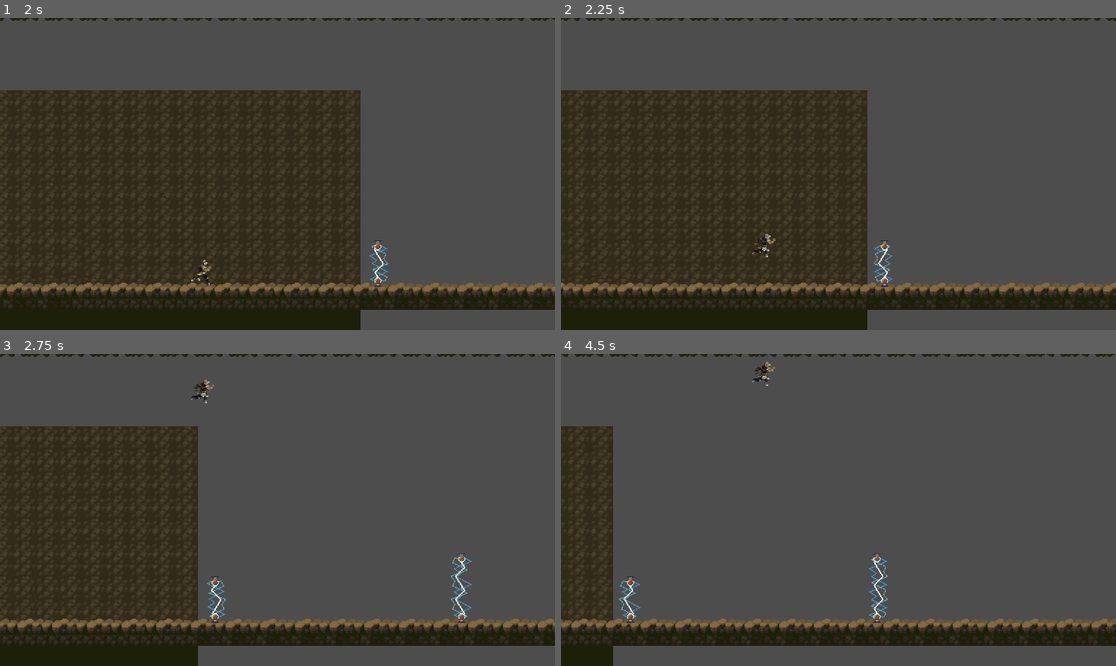
Above: before the commit, frames 1-4 (two rows, left to right).
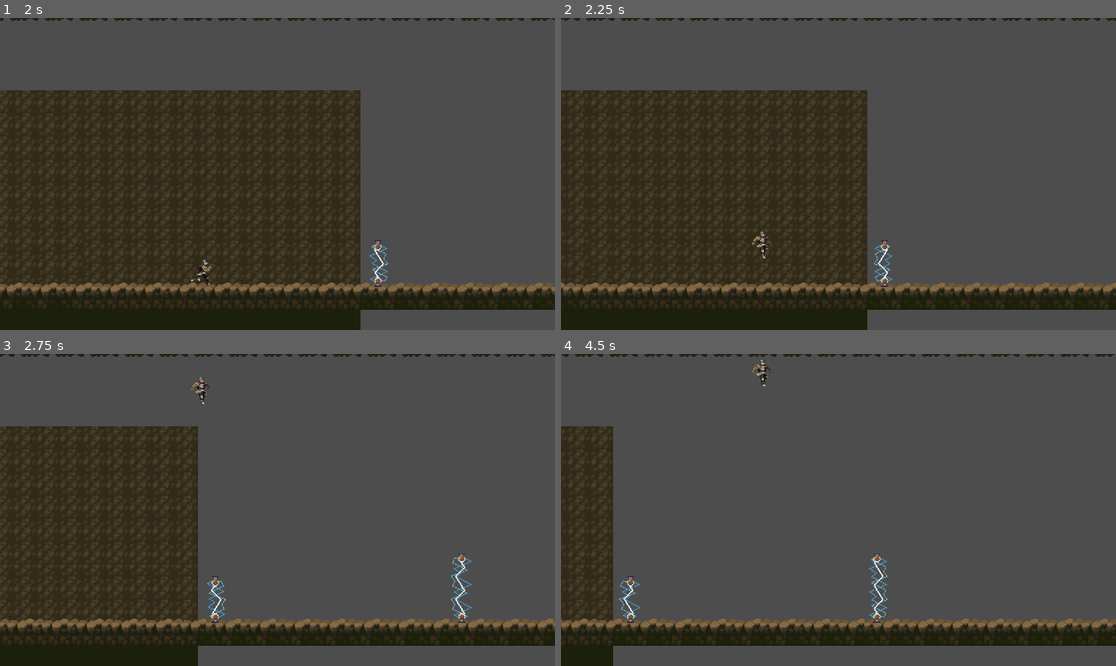
Above: after the commit, the same moments.

Repository: Crambeary/20GC_2_JetpackJoyride
Game: Godot game, scene res://assets/scenes/main_menu.tscn
Same seed, same stepped clock (60 frames per second), same inputs: the game is played once before the commit and once after it.
Inputs (mouse positions are in pixels of both pictures, inside the frame that each line leads up to):
- Up to frame 1 (2 s): click "start" at 0.5 s; click "start" at 1.25 s
- Up to frame 2 (2.25 s): move the mouse to (960, 158) at 2.02 s; hold Space (jet) from 2.03 s (still down); click (960, 158) at 2.17 s
- Up to frame 3 (2.75 s): keep holding Space (jet)
- Up to frame 4 (4.5 s): move the mouse to (727, 525) at 2.77 s; release Space (jet) at 2.78 s; tap Space (jet) at 2.85, 4.35 s; click (727, 525) at 2.92 s; move the mouse to (894, 441) at 3.52 s; hold Space (jet) 3.53-4.28 s; click (894, 441) at 3.67 s; move the mouse to (810, 572) at 4.27 s; click (810, 572) at 4.42 s

Frame 1 is identical in both runs. In frame 2, 0.2% of the frame differs, in the area x 34-39%, y 68-78%; in frame 3, 0.1%; in frame 4, 0.2%, in the area x 34-39%, y 1-11%.

Commit message:
switch fly animation

Diff:
--- a/assets/scenes/player.tscn
+++ b/assets/scenes/player.tscn
@@ -1,9 +1,9 @@
-[gd_scene load_steps=29 format=3 uid="uid://gu852a35pbo5"]
+[gd_scene load_steps=30 format=3 uid="uid://gu852a35pbo5"]
 
 [ext_resource type="Texture2D" uid="uid://ce632jkqsxff8" path="res://assets/sprites/player/_Run.png" id="1_8du0b"]
 [ext_resource type="Script" path="res://assets/scripts/player.gd" id="1_ew2m7"]
 [ext_resource type="Texture2D" uid="uid://n8jtm75damyd" path="res://assets/sprites/player/_Death.png" id="2_semp2"]
-[ext_resource type="Texture2D" uid="uid://pqucckgcdkxk" path="res://assets/sprites/player/_Dash.png" id="3_fk02c"]
+[ext_resource type="Texture2D" uid="uid://34kifefsys0i" path="res://assets/sprites/player/_Fall.png" id="3_7f66y"]
 
 [sub_resource type="AtlasTexture" id="AtlasTexture_ed0sv"]
 atlas = ExtResource("2_semp2")
@@ -45,13 +45,17 @@
 atlas = ExtResource("2_semp2")
 region = Rect2(1080, 0, 120, 80)
 
-[sub_resource type="AtlasTexture" id="AtlasTexture_x6bym"]
-atlas = ExtResource("3_fk02c")
+[sub_resource type="AtlasTexture" id="AtlasTexture_ftml4"]
+atlas = ExtResource("3_7f66y")
 region = Rect2(0, 0, 120, 80)
 
-[sub_resource type="AtlasTexture" id="AtlasTexture_6c864"]
-atlas = ExtResource("3_fk02c")
+[sub_resource type="AtlasTexture" id="AtlasTexture_wrab0"]
+atlas = ExtResource("3_7f66y")
 region = Rect2(120, 0, 120, 80)
+
+[sub_resource type="AtlasTexture" id="AtlasTexture_tqohu"]
+atlas = ExtResource("3_7f66y")
+region = Rect2(240, 0, 120, 80)
 
 [sub_resource type="AtlasTexture" id="AtlasTexture_hv0fv"]
 atlas = ExtResource("1_8du0b")
@@ -132,10 +136,13 @@
 }, {
 "frames": [{
 "duration": 1.0,
-"texture": SubResource("AtlasTexture_x6bym")
-}, {
-"duration": 1.0,
-"texture": SubResource("AtlasTexture_6c864")
+"texture": SubResource("AtlasTexture_ftml4")
+}, {
+"duration": 1.0,
+"texture": SubResource("AtlasTexture_wrab0")
+}, {
+"duration": 1.0,
+"texture": SubResource("AtlasTexture_tqohu")
 }],
 "loop": true,
 "name": &"fly",
@@ -187,7 +194,7 @@
 [node name="AnimatedSprite2D" type="AnimatedSprite2D" parent="."]
 position = Vector2(0, -40)
 sprite_frames = SubResource("SpriteFrames_x0i81")
-animation = &"run"
+animation = &"fly"
 autoplay = "run"
 
 [node name="CollisionShape2D" type="CollisionShape2D" parent="."]
